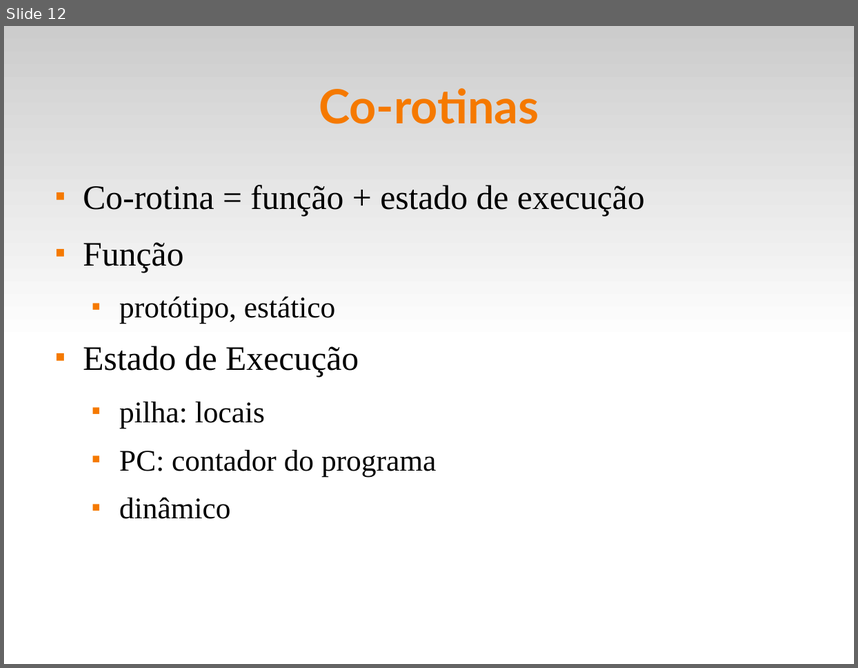
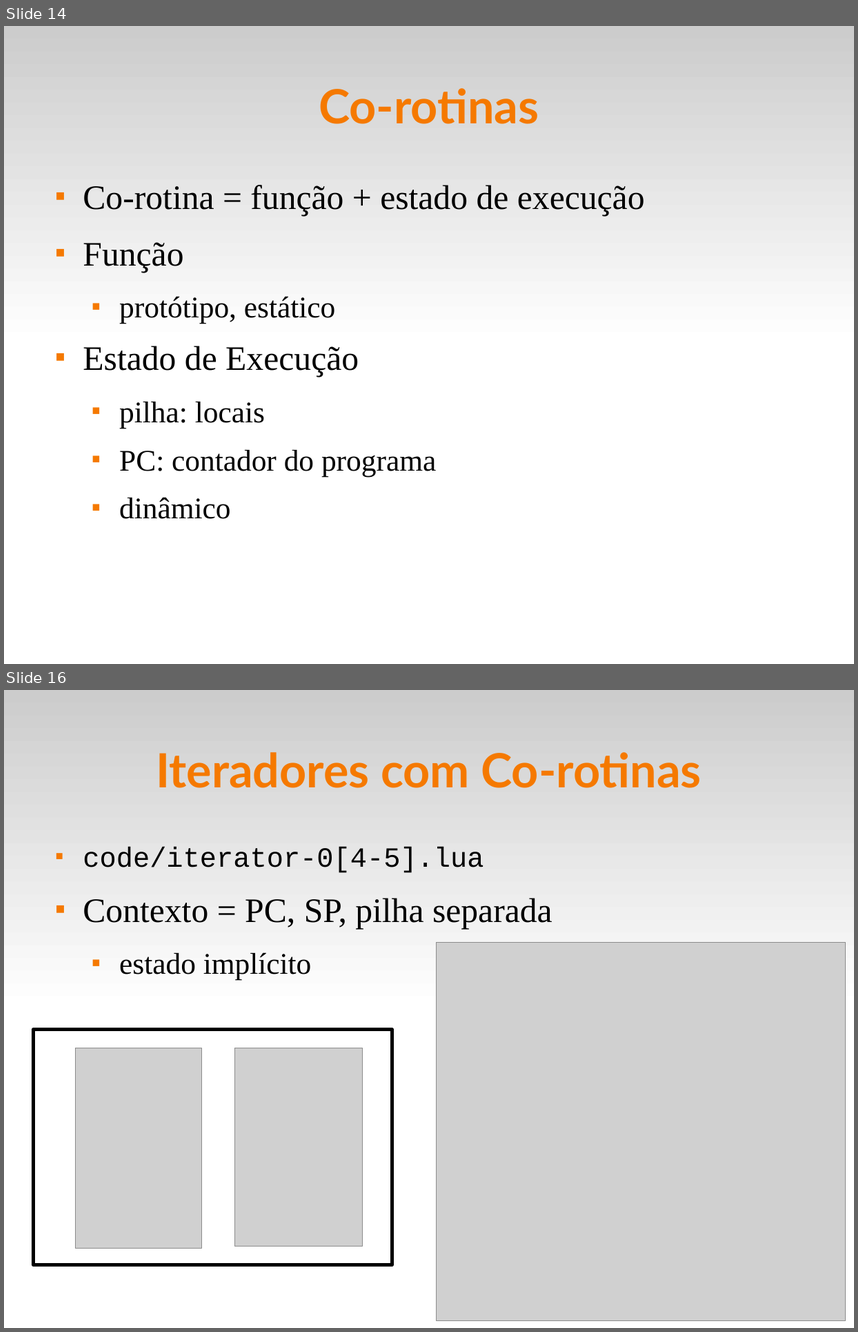
Before and after one commit to fsantanna-uerj/EDL, a slide deck: slides/edl-08-closures-coroutines.odp. Shown one above the other, each under a label of ours: slide 12 before the commit, slides 14 and 16 after it; the slides between them are not shown. The pictures are 858x668 and 858x1332 pixels, drawn with LibreOffice and Linux fonts; fonts in the diff are those of the drawing; grey boxes stand for pictures. Boxes give left, top, right and bottom in pixels: in the first picture for what was removed or moved away, otherwise in the second. Text is boxed around its words. In the diff, an @@ line names an element or a change of style, - is before the commit and + after.

```diff
--- a/slides/edl-08-closures-coroutines.odp
+++ b/slides/edl-08-closures-coroutines.odp
@@ slide 16 added at [4,690,854,1328], background #FFFFFF; not listed: 1 template element that a slide beside it also shows @@
@@ title added at [156,752,702,788], 44 pt, text #F57900, bold @@
+Iteradores com Co-rotinas
@@ text added at [83,847,553,980], 32 pt, text #000000 @@
+■ code/iterator-0[4-5].lua
+■ Contexto = PC, SP, pilha separada
+  ■ estado implícito
@@ picture added at [436,943,846,1321] @@
@@ rectangle added at [33,1029,392,1265], fill #FFFFFF, outline #000000 2.89 pt @@
@@ picture added at [75,1048,201,1248] @@
@@ picture added at [235,1048,363,1246] @@
@@ what was slide 12 is now slide 14 @@
```
Also in this commit, not shown: 5 other slides added, 9 other files.
